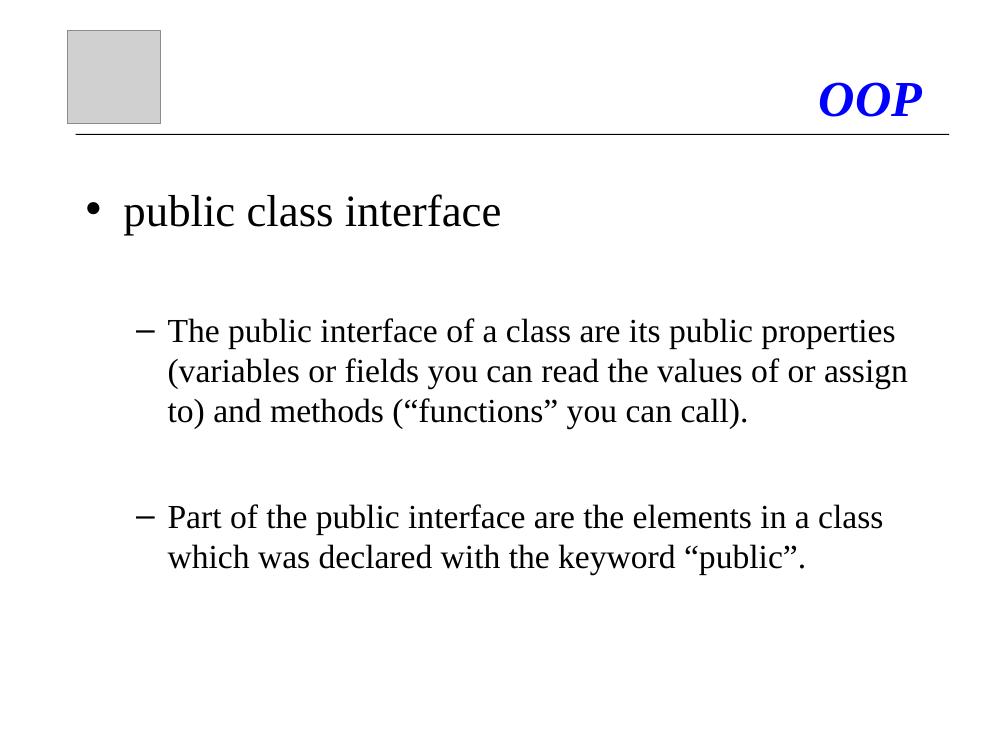
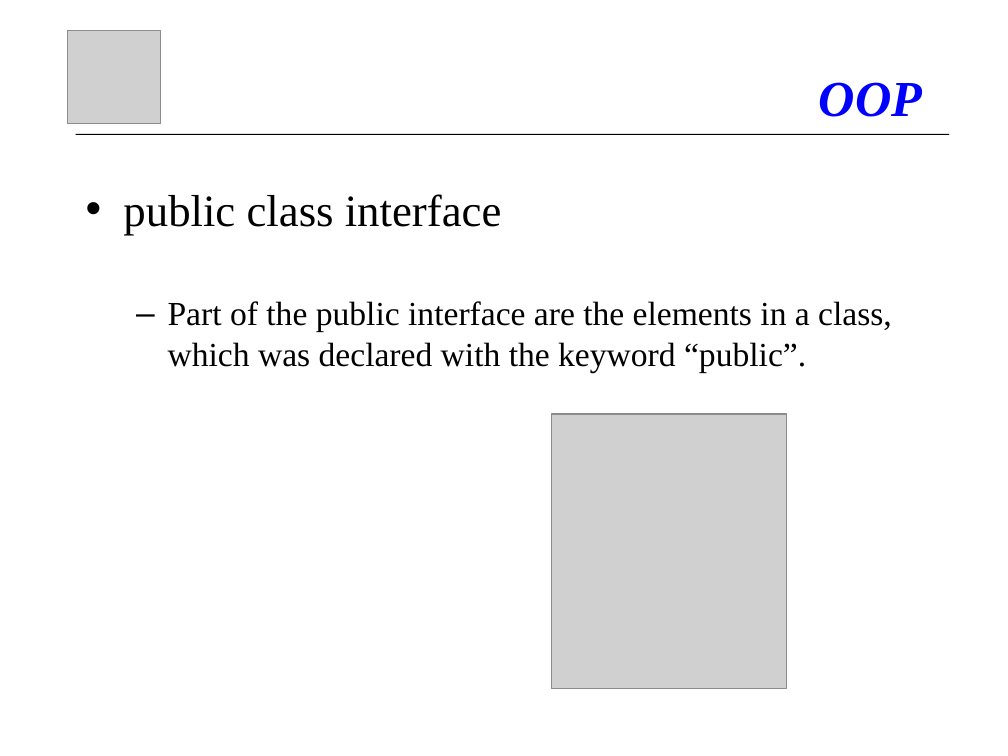
Before and after one commit to atillakati/fit_omicron_atilla, a slide deck: slide 34 of doc/C#_Kurs_en.ppt (slide 33 before the commit). Drawn at 1008x756 pixels with LibreOffice and Linux fonts; fonts in the diff are those of the drawing; grey boxes stand for pictures. Boxes give left, top, right and bottom in pixels: in the first picture for what was removed or moved away, otherwise in the second. Text is boxed around its words. In the diff, an @@ line names an element or a change of style, - is before the commit and + after.

```diff
--- a/doc/C#_Kurs_en.ppt
+++ b/doc/C#_Kurs_en.ppt
@@ text at [168, 301, 892, 372]: text changed @@
-  – The public interface of a class are its public properties (variables or fields you can read the values of or assign to) and methods (“functions” you can call).
-  – Part of the public interface are the elements in a class which was declared with the keyword “public”.
+  – Part of the public interface are the elements in a class, which was declared with the keyword “public”.
@@ picture added at [551, 414, 786, 689] @@
```
Also in this commit, not shown: 9 other slides changed, 3 slides added, 2 slides removed, 4 other files.
